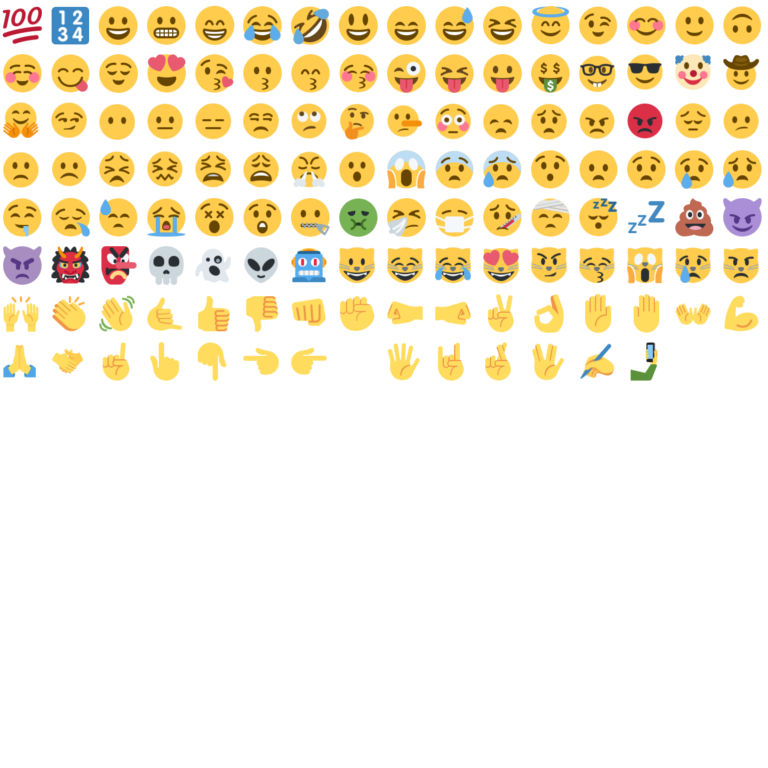
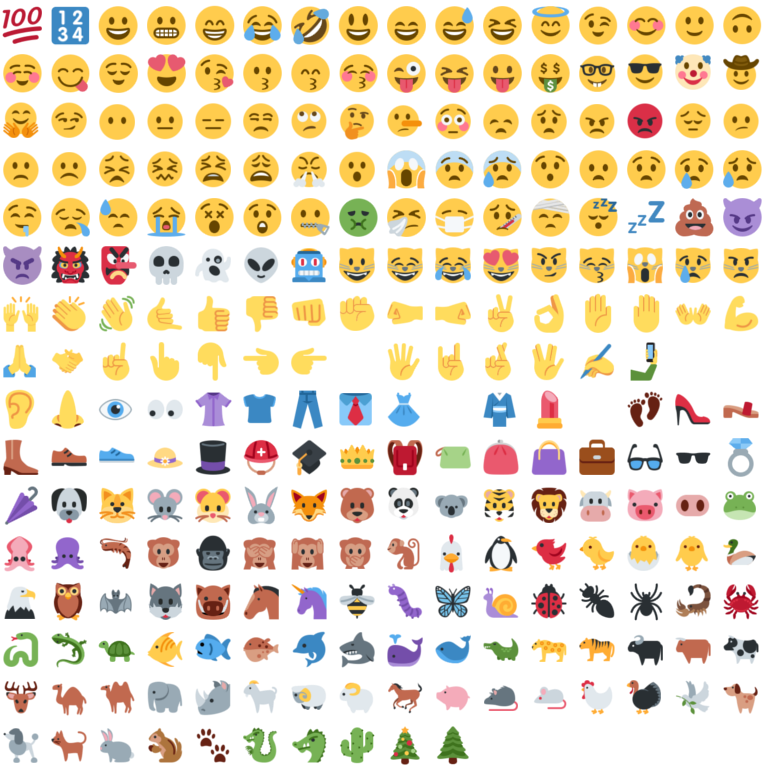
The second 768×768 image is a revision of the first. Changes to its layers:
added layer ":cactus:" above ":dragon_face:" over [339, 727, 375, 764]
added layer ":chipmunk:" above ":rabbit2:" over [147, 727, 183, 763]
added layer ":rhinoceros:" above ":elephant:" over [195, 680, 231, 716]
added layer ":shark:" above ":dolphin:" over [339, 632, 375, 668]
added layer ":lizard:" above ":snake:" over [51, 632, 87, 668]
added layer ":crab:" above ":scorpion:" over [723, 584, 759, 620]
added layer ":ant:" above ":beetle:" over [579, 582, 615, 619]
added layer ":beetle:" above ":snail:" over [531, 583, 567, 619]
added layer ":bug:" above ":honeybee:" over [387, 583, 423, 619]
added layer ":unicorn:" above ":horse:" over [291, 584, 327, 620]
added layer ":horse:" above ":boar:" over [243, 583, 279, 620]
added layer ":boar:" above ":wolf:" over [195, 584, 231, 620]
added layer ":gorilla:" above ":monkey_face:" over [195, 535, 231, 571]
added layer ":lion:" above ":tiger:" over [531, 487, 567, 523]
added layer ":rabbit:" above ":hamster:" over [244, 486, 279, 525]
added layer ":cat:" above ":dog:" over [99, 487, 136, 524]
added layer ":dog:" above ":closed_umbrella:" over [51, 487, 87, 524]
added layer ":closed_umbrella:" above ":ring:" over [4, 486, 39, 525]
added layer ":briefcase:" above ":handbag:" over [579, 439, 615, 475]
added layer ":handbag:" above ":purse:" over [531, 440, 567, 476]
added layer ":purse:" above ":pouch:" over [483, 439, 519, 475]
added layer ":rescue_worker_helmet:" above ":tophat:" over [243, 439, 279, 476]
added layer ":footprints:" above ":kiss: [Currently Hidden]" over [627, 391, 663, 428]
added layer ":nose:" above ":ear:" over [51, 390, 85, 429]
…and 96 more changes (96 added)
